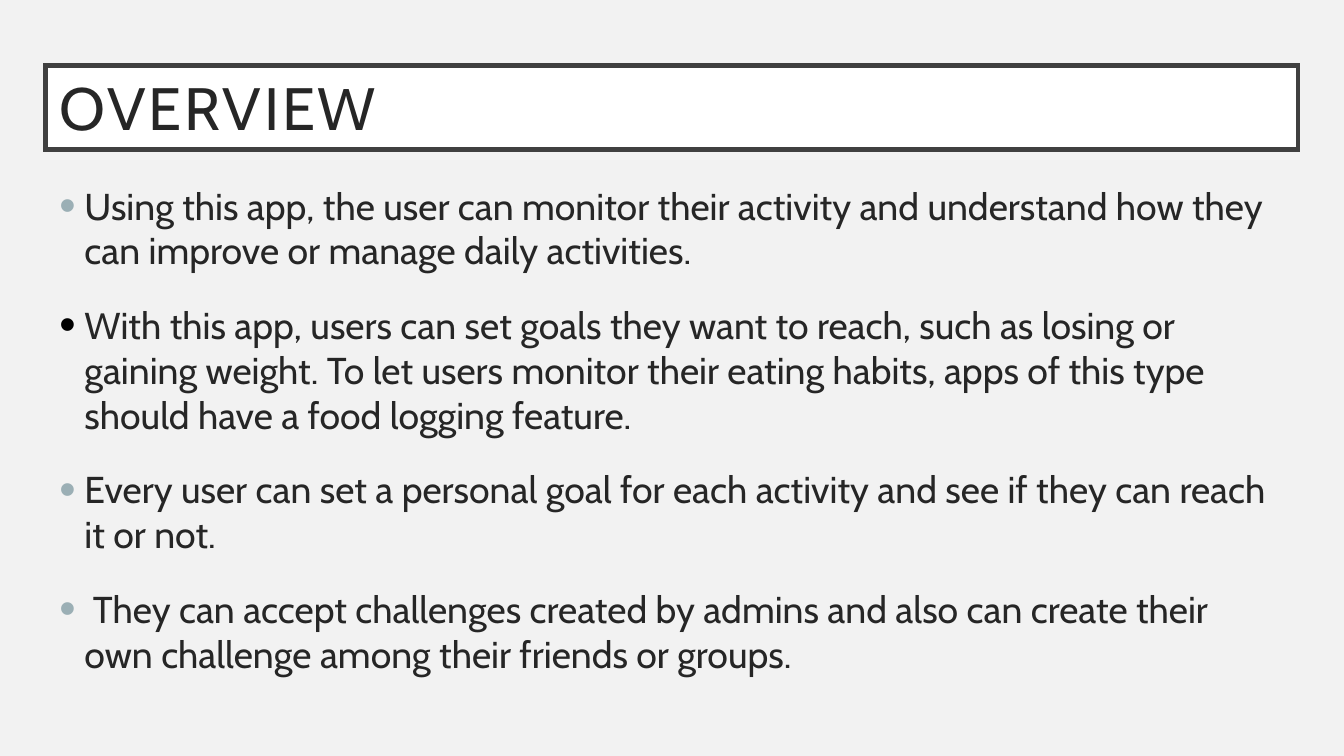
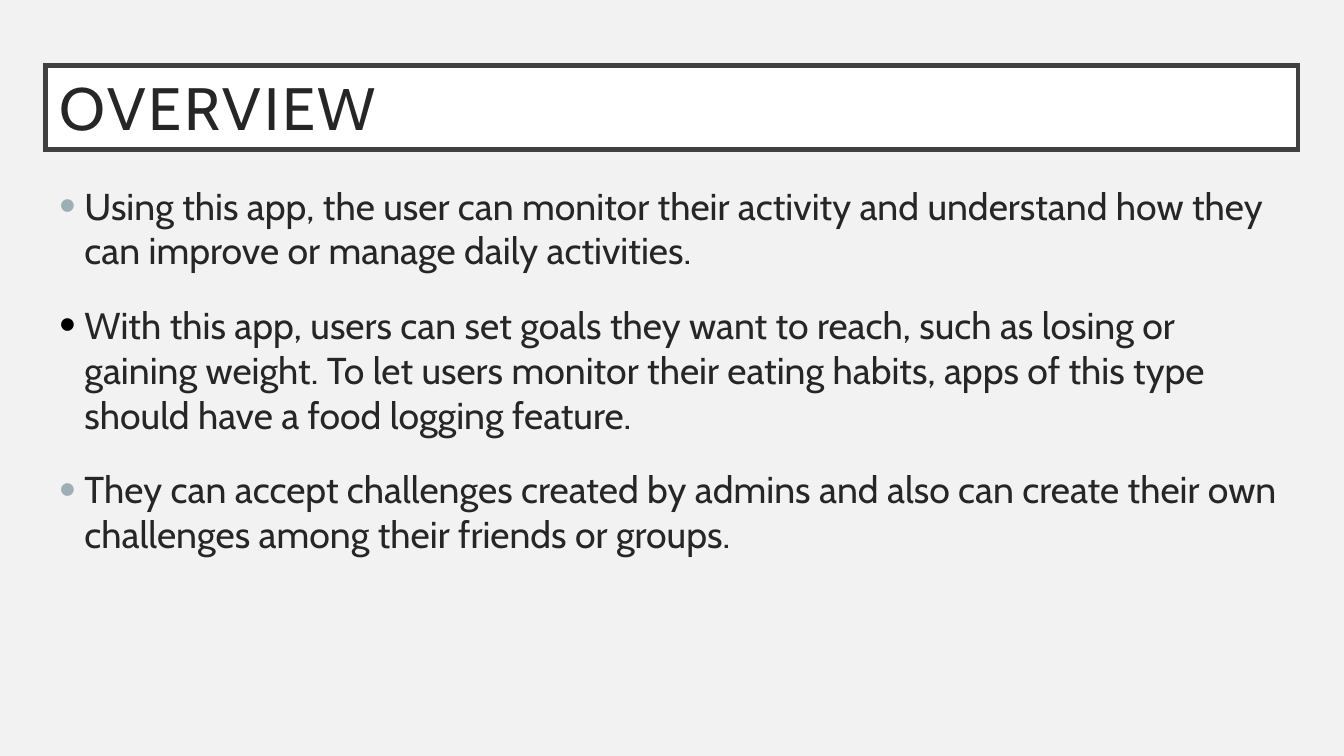
Before and after one commit to annie0sc/gdp_group4, a slide deck: slide 3 of GDP.pptx. Drawn at 1344x756 pixels with LibreOffice and Linux fonts; fonts in the diff are those of the drawing. Boxes give left, top, right and bottom in pixels: in the first picture for what was removed or moved away, otherwise in the second. Text is boxed around its words. In the diff, an @@ line names an element or a change of style, - is before the commit and + after.

Commit message:
Updating ppt

```diff
--- a/GDP.pptx
+++ b/GDP.pptx
@@ text at (84, 475, 1276, 557): text changed @@
-• Every user can set a personal goal for each activity and see if they can reach it or not.
-• They can accept challenges created by admins and also can create their own challenge among their friends or groups.
+• They can accept challenges created by admins and also can create their own challenges among their friends or groups.
```
Also in this commit, not shown: 1 other slide changed.
